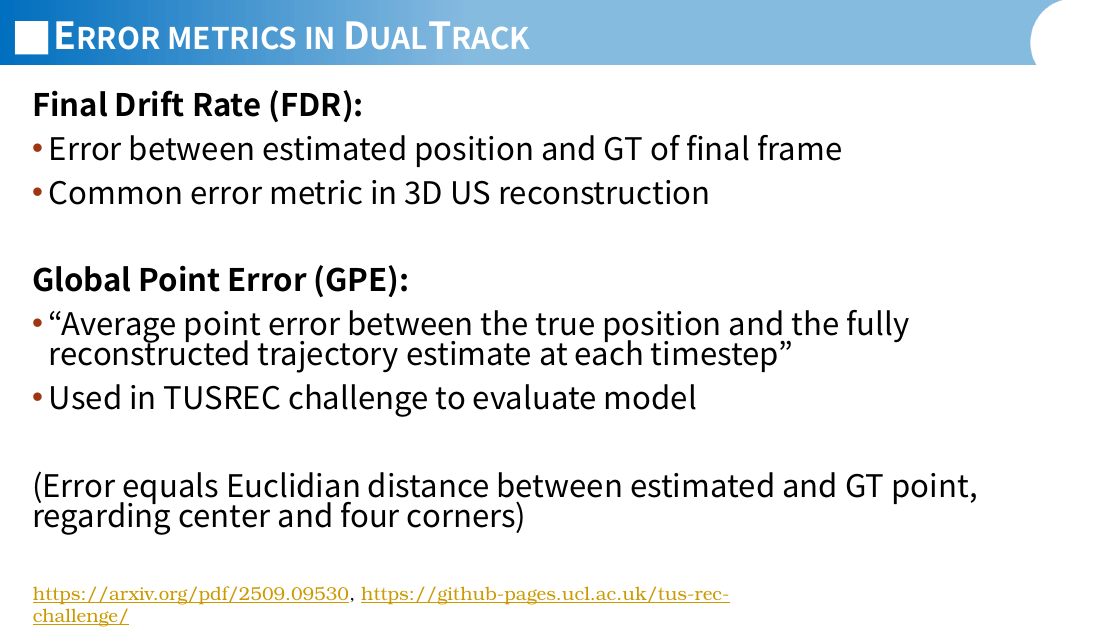
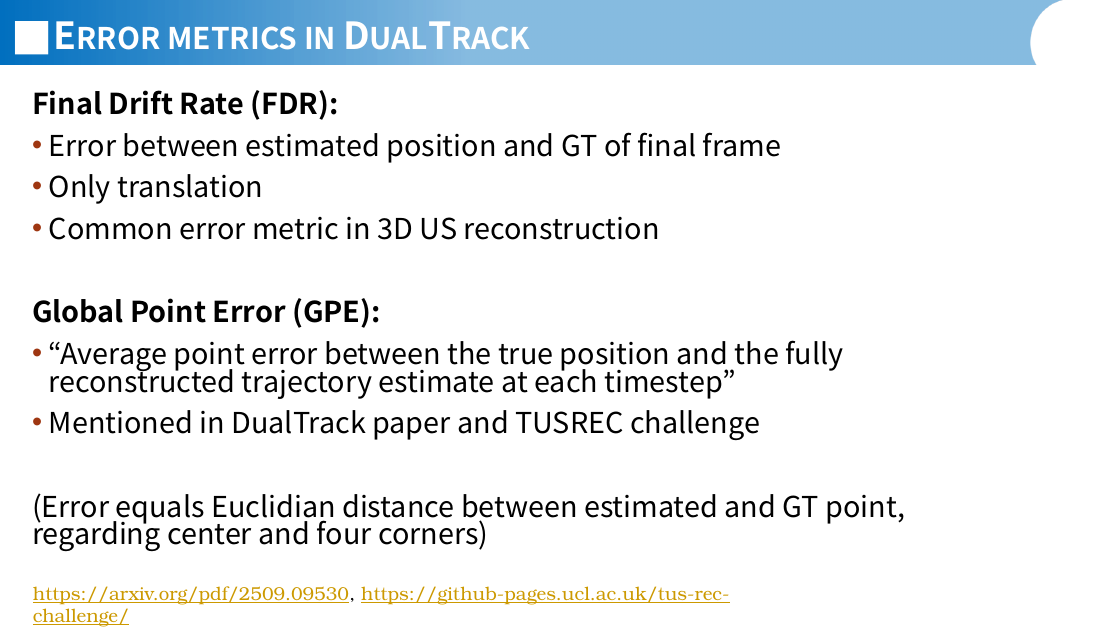
Before and after one commit to JannisIwate/DualTrack, a slide deck: slide 4 of documents/presentations/Jannis_Meyer_Presentation_01_06_2026.pptx. Drawn at 1120x630 pixels with LibreOffice and Linux fonts; fonts in the diff are those of the drawing; background and template pictures are left out. Boxes give left, top, right and bottom in pixels: in the first picture for what was removed or moved away, otherwise in the second. Text is boxed around its words. In the diff, an @@ line names an element or a change of style, - is before the commit and + after.

```diff
--- a/documents/presentations/Jannis_Meyer_Presentation_01_06_2026.pptx
+++ b/documents/presentations/Jannis_Meyer_Presentation_01_06_2026.pptx
@@ text at (x1=32, y1=90, x2=906, y2=551): size 20 to 18.5 pt in "Final Drift Rate (FDR):", "Error between estimated position and GT of ...", "Common error metric in 3D US reconstruction", "Global Point Error (GPE):" and 2 more places @@
@@ text at (x1=49, y1=174, x2=263, y2=204): paragraph added @@
+• Only translation
@@ text at (x1=49, y1=410, x2=760, y2=440): text changed; size 20 to 18.5 pt @@
-• Used in TUSREC challenge to evaluate model
+• Mentioned in DualTrack paper and TUSREC challenge
```
Also in this commit, not shown: 2 other slides changed, 1 slide added, 4 other files.
